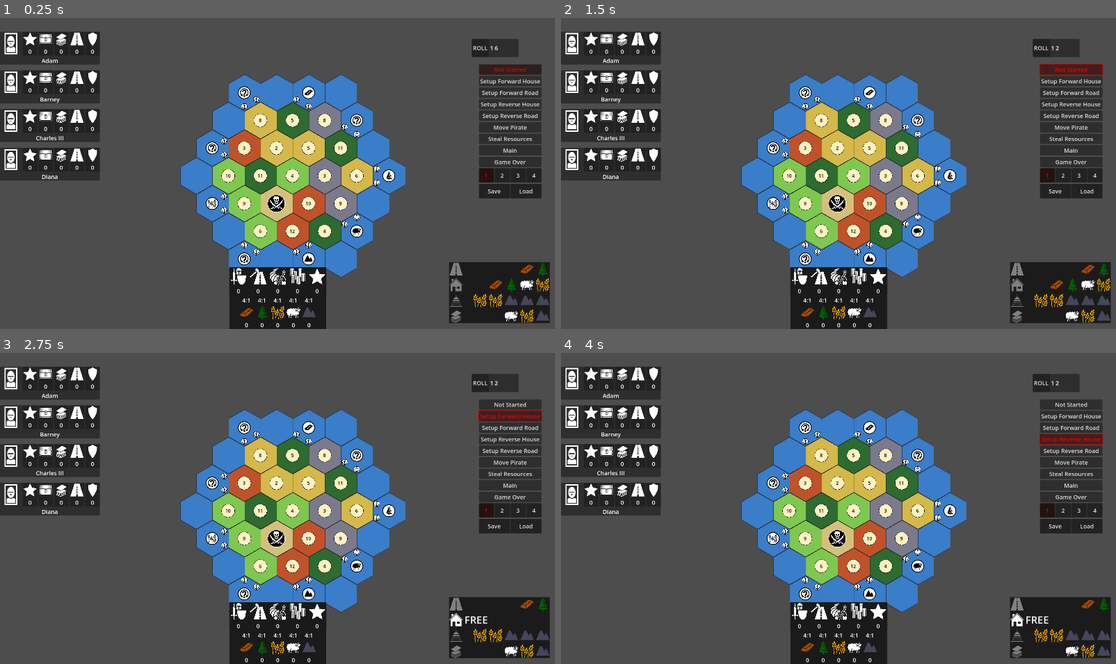
Above: before the commit, frames 1-4 (two rows, left to right).
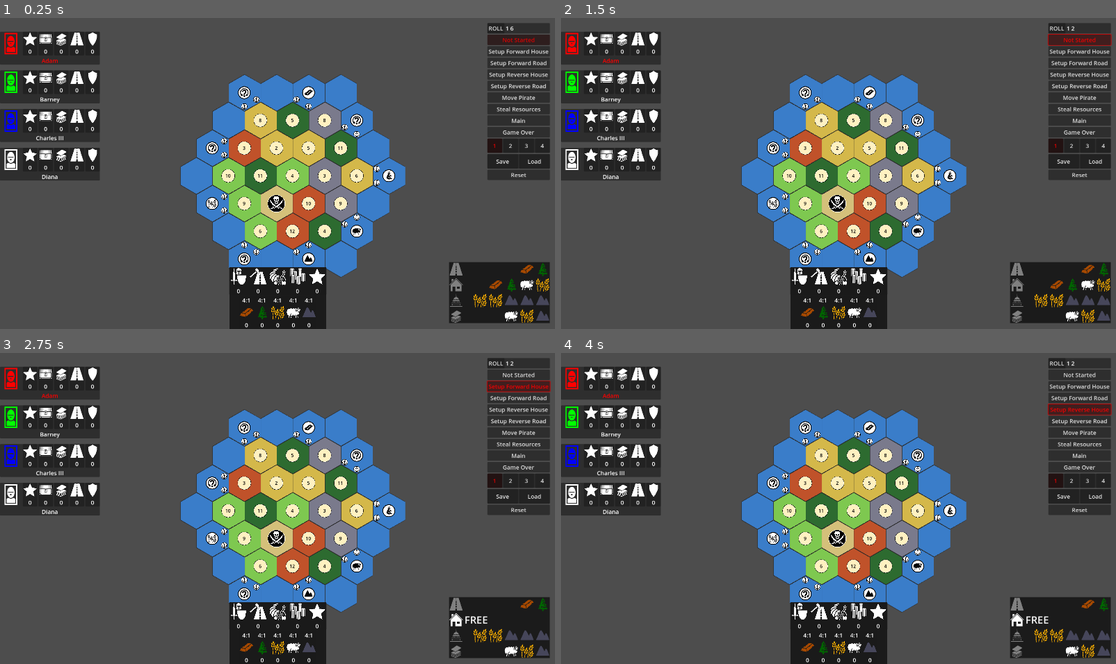
Above: after the commit, the same moments.

Repository: Thaerious/settled
Game: Godot game, scene res://game_scene.tscn
Same seed, same stepped clock (60 frames per second), same inputs: the game is played once before the commit and once after it.
Inputs:
- Up to frame 1 (0.25 s): no input
- Up to frame 2 (1.5 s): click "ROLL" at 0.5 s; click "Not Started" at 1.25 s
- Up to frame 3 (2.75 s): click "Setup Forward House" at 2 s
- Up to frame 4 (4 s): click "Setup Forward Road" at 2.75 s; click "Setup Reverse House" at 3.5 s

The runs differ from the first frame. In frame 1, 4.5% of the frame differs, in the area x 0-100%, y 1-59%; in frame 2, 4.6%; in frame 3, 4.8%; in frame 4, 4.7%.

Commit message:
pirate steal is working

Diff:
--- a/game_board/game_board.gd
+++ b/game_board/game_board.gd
@@ -13,7 +13,7 @@
 
 
 ## player tint for game pieces
-var tint: Array = [
+static var tint: Array = [
 	Color("#ff0000"),
 	Color("#00ff00"),
 	Color("#0000ff"),
--- a/game_board/pirate_piece.gd
+++ b/game_board/pirate_piece.gd
@@ -13,6 +13,7 @@
 	if event.button_index != MouseButton.MOUSE_BUTTON_LEFT: return
 	if not event.pressed: return
 	if Game.model.get_current_phase() != Model.GamePhase.MOVE_PIRATE: return
+	if Game.model.get_current_player() != Game.self_id: return
 
 	var drag_args = DragArgs.new()
 	drag_args.texture = self._sprite.texture
@@ -35,6 +36,8 @@
 
 	self.position = rec.destination.owner.position
 
+	print("ON DROP %s %s %s" % [target, source, target.equals(source)])
+
 	if not target.equals(source):
 		EventBus.request_set_pirate.emit(Game.self_id, target)
 		EventBus.update_player_phase.emit(Game.model._current_player, Model.GamePhase.STEAL_RESOURCES)
--- a/hud/bank/bank_icon.gd
+++ b/hud/bank/bank_icon.gd
@@ -29,7 +29,7 @@
 
 func _on_drop(rec: DragRecord) -> void:
 	if not rec.destination is BankIcon: return
-	EventBus.requst_exchange.emit(Game.self_id, self.resource, rec.destination.resource)
+	EventBus.request_exchange.emit(Game.self_id, self.resource, rec.destination.resource)
 
 
 # for dev/debut adding resources
--- a/hud/hud.tscn
+++ b/hud/hud.tscn
@@ -61,13 +61,6 @@
 [node name="Store" parent="StoreMargin" instance=ExtResource("4_w8tcp")]
 layout_mode = 2
 
-[node name="Dice" parent="." instance=ExtResource("6_fjv1a")]
-layout_mode = 0
-offset_left = 1630.0
-offset_top = 75.0
-offset_right = 1792.0
-offset_bottom = 138.0
-
 [node name="PanelContainer" type="PanelContainer" parent="."]
 layout_mode = 1
 anchors_preset = 7
@@ -94,73 +87,82 @@
 size_flags_horizontal = 4
 theme_type_variation = &""
 
-[node name="PhaseButtons" type="VBoxContainer" parent="."]
-layout_mode = 0
-offset_left = 1655.0
-offset_top = 163.0
-offset_right = 1775.0
-offset_bottom = 203.0
+[node name="MarginContainer" type="MarginContainer" parent="."]
+layout_mode = 1
+anchors_preset = 1
+anchor_left = 1.0
+anchor_right = 1.0
+offset_left = -216.0
+offset_bottom = 504.0
+grow_horizontal = 0
+theme_type_variation = &"DefaultMargin"
+
+[node name="PhaseButtons" type="VBoxContainer" parent="MarginContainer"]
+layout_mode = 2
 script = ExtResource("7_1kkc0")
 
-[node name="ButtonNotStarted" type="Button" parent="PhaseButtons"]
+[node name="Dice" parent="MarginContainer/PhaseButtons" instance=ExtResource("6_fjv1a")]
+layout_mode = 2
+
+[node name="ButtonNotStarted" type="Button" parent="MarginContainer/PhaseButtons"]
 unique_name_in_owner = true
 layout_mode = 2
 text = "Not Started
 "
 
-[node name="ButtonSetupForward" type="Button" parent="PhaseButtons"]
+[node name="ButtonSetupForward" type="Button" parent="MarginContainer/PhaseButtons"]
 unique_name_in_owner = true
 layout_mode = 2
 text = "Setup Forward House
 "
 
-[node name="ButtonSetupForward2" type="Button" parent="PhaseButtons"]
+[node name="ButtonSetupForward2" type="Button" parent="MarginContainer/PhaseButtons"]
 unique_name_in_owner = true
 layout_mode = 2
 text = "Setup Forward Road
 "
 
-[node name="ButtonSetupReverse" type="Button" parent="PhaseButtons"]
+[node name="ButtonSetupReverse" type="Button" parent="MarginContainer/PhaseButtons"]
 unique_name_in_owner = true
 layout_mode = 2
 text = "Setup Reverse House
 "
 
-[node name="ButtonSetupReverse2" type="Button" parent="PhaseButtons"]
+[node name="ButtonSetupReverse2" type="Button" parent="MarginContainer/PhaseButtons"]
 unique_name_in_owner = true
 layout_mode = 2
 text = "Setup Reverse Road
 "
 
-[node name="ButtonMovePirate" type="Button" parent="PhaseButtons"]
+[node name="ButtonMovePirate" type="Button" parent="MarginContainer/PhaseButtons"]
 unique_name_in_owner = true
 layout_mode = 2
 text = "Move Pirate
 "
 
-[node name="ButtonSteal" type="Button" parent="PhaseButtons"]
+[node name="ButtonSteal" type="Button" parent="MarginContainer/PhaseButtons"]
 unique_name_in_owner = true
 layout_mode = 2
 text = "Steal Resources
 "
 
-[node name="ButtonMain" type="Button" parent="PhaseButtons"]
+[node name="ButtonMain" type="Button" parent="MarginContainer/PhaseButtons"]
 unique_name_in_owner = true
 layout_mode = 2
 text = "Main
 "
 
-[node name="ButtonGameOver" type="Button" parent="PhaseButtons"]
+[node name="ButtonGameOver" type="Button" parent="MarginContainer/PhaseButtons"]
 unique_name_in_owner = true
 layout_mode = 2
 text = "Game Over
 "
 
-[node name="Panel1" type="Panel" parent="PhaseButtons"]
+[node name="Panel1" type="Panel" parent="MarginContainer/PhaseButtons"]
 custom_minimum_size = Vector2(0, 50)
 layout_mode = 2
 
-[node name="HBoxContainer" type="HBoxContainer" parent="PhaseButtons/Panel1"]
+[node name="HBoxContainer" type="HBoxContainer" parent="MarginContainer/PhaseButtons/Panel1"]
 layout_mode = 1
 anchors_preset = 15
 anchor_right = 1.0
@@ -168,35 +170,35 @@
 grow_horizontal = 2
 grow_vertical = 2
 
-[node name="Button1" type="Button" parent="PhaseButtons/Panel1/HBoxContainer"]
+[node name="Button1" type="Button" parent="MarginContainer/PhaseButtons/Panel1/HBoxContainer"]
 unique_name_in_owner = true
 layout_mode = 2
 size_flags_horizontal = 3
 text = "1"
 
-[node name="Button2" type="Button" parent="PhaseButtons/Panel1/HBoxContainer"]
+[node name="Button2" type="Button" parent="MarginContainer/PhaseButtons/Panel1/HBoxContainer"]
 unique_name_in_owner = true
 layout_mode = 2
 size_flags_horizontal = 3
 text = "2"
 
-[node name="Button3" type="Button" parent="PhaseButtons/Panel1/HBoxContainer"]
+[node name="Button3" type="Button" parent="MarginContainer/PhaseButtons/Panel1/HBoxContainer"]
 unique_name_in_owner = true
 layout_mode = 2
 size_flags_horizontal = 3
 text = "3"
 
-[node name="Button4" type="Button" parent="PhaseButtons/Panel1/HBoxContainer"]
+[node name="Button4" type="Button" parent="MarginContainer/PhaseButtons/Panel1/HBoxContainer"]
 unique_name_in_owner = true
 layout_mode = 2
 size_flags_horizontal = 3
 text = "4"
 
-[node name="Panel2" type="Panel" parent="PhaseButtons"]
+[node name="Panel2" type="Panel" parent="MarginContainer/PhaseButtons"]
 custom_minimum_size = Vector2(0, 50)
 layout_mode = 2
 
-[node name="HBoxContainer" type="HBoxContainer" parent="PhaseButtons/Panel2"]
+[node name="HBoxContainer" type="HBoxContainer" parent="MarginContainer/PhaseButtons/Panel2"]
 layout_mode = 1
 anchors_preset = 15
 anchor_right = 1.0
@@ -204,17 +206,22 @@
 grow_horizontal = 2
 grow_vertical = 2
 
-[node name="ButtonSave" type="Button" parent="PhaseButtons/Panel2/HBoxContainer"]
+[node name="ButtonSave" type="Button" parent="MarginContainer/PhaseButtons/Panel2/HBoxContainer"]
 unique_name_in_owner = true
 layout_mode = 2
 size_flags_horizontal = 3
 text = "Save"
 
-[node name="ButtonLoad" type="Button" parent="PhaseButtons/Panel2/HBoxContainer"]
+[node name="ButtonLoad" type="Button" parent="MarginContainer/PhaseButtons/Panel2/HBoxContainer"]
 unique_name_in_owner = true
 layout_mode = 2
 size_flags_horizontal = 3
 text = "Load"
+
+[node name="ButtonReset" type="Button" parent="MarginContainer/PhaseButtons"]
+unique_name_in_owner = true
+layout_mode = 2
+text = "Reset"
 
 [node name="PirateDialog" parent="." instance=ExtResource("8_qv4qp")]
 layout_mode = 0
--- a/hud/phase_buttons.gd
+++ b/hud/phase_buttons.gd
@@ -16,6 +16,7 @@
 @onready var button_player4: Button = %Button4
 @onready var button_save: Button = %ButtonSave
 @onready var button_load: Button = %ButtonLoad
+@onready var button_reset: Button = %ButtonReset
 
 func _ready() -> void:
 	self.button_not_started.pressed.connect(func() -> void:
@@ -64,6 +65,9 @@
 		Game.model.load("user://savegame.json")
 		EventBus.reset_view.emit()
 	)
+	self.button_reset.pressed.connect(func() -> void:
+		Game.reset()
+	)
 
 	EventBus.update_player_phase.connect(self._on_phase_change)
 	EventBus.reset_view.connect(self._reset_view)
--- a/hud/pirate_dialog/pirate_dialog.gd
+++ b/hud/pirate_dialog/pirate_dialog.gd
@@ -11,8 +11,13 @@
 
 # Called when the node enters the scene tree for the first time.
 func _ready() -> void:
-	print("Pirate Dialog Ready")
+	self._label_buttons()
+
 	EventBus.update_player_phase.connect(self._update_player_phase)
+
+	EventBus.reset_view.connect(func():
+		self._update_player_phase(Game.model.get_current_player(), Game.model.get_current_phase())
+	)
 
 
 func _label_buttons() -> void:
@@ -21,26 +26,24 @@
 		var player_name = Game.model.player_names[id]
 		buttons[id].text = "Steal from %s with %s resourses" % [player_name, count]
 		buttons[id].visible = false
+		buttons[id].button_up.connect(func():
+			EventBus.request_steal_from.emit(id)
+		)
+		self.visible = false
 
 
 func _update_player_phase(current_player: int, phase: Model.GamePhase) -> void:
-	print("pirate dialog update player phase")
 	self.visible = false
 
 	if phase != Model.GamePhase.STEAL_RESOURCES: return
-	if current_player != Game.model.get_current_player(): return
-
-	self._label_buttons()
+	if current_player != Game.self_id: return
 
 	var robber := Game.model.get_pirate()
 	var corners := robber.corners()
-	print(robber, corners)
-	print(Game.model.get_all_buildings())
 	var buildings := corners.intersect(Game.model.get_all_buildings())
 
 	for ax:Axial in buildings:
 		var corner_owner = Game.model.get_owner(ax)
-		print("axial %s owner %s" % [ax, corner_owner])
 		if corner_owner == -1: continue
 		if corner_owner == Game.self_id: continue
 		buttons[corner_owner].visible = true
--- a/hud/player_panel/PlayerPanel.tscn
+++ b/hud/player_panel/PlayerPanel.tscn
@@ -23,6 +23,7 @@
 layout_mode = 2
 
 [node name="PortraitTexture" type="TextureRect" parent="VBoxContainer/HBoxContainer"]
+unique_name_in_owner = true
 custom_minimum_size = Vector2(75, 75)
 layout_mode = 2
 mouse_default_cursor_shape = 2
--- a/hud/player_panel/player_card.gd
+++ b/hud/player_panel/player_card.gd
@@ -4,6 +4,7 @@
 extends PanelContainer
 
 @onready var name_label: Label = %NameLabel
+@onready var portrait: TextureRect = %PortraitTexture
 @onready var vic_points_view: AnnotatedTexture = %VictoryPoints
 @onready var resources_view: AnnotatedTexture = %Resources
 @onready var action_cards_view: AnnotatedTexture = %ActionCards
@@ -51,6 +52,8 @@
 
 func _ready() -> void:
 
+	self.portrait.modulate = GameBoard.tint[self.player_id]
+
 	# Attach event listeners
 	EventBus.add_resources.connect(func(id: int, resources: Array) -> void:
 		if id != self.player_id: return
@@ -87,6 +90,11 @@
 
 
 func _reset_view() -> void:
+	if (Game.self_id == self.player_id):
+		self.name_label.add_theme_color_override("font_color", Color.RED)
+	else:
+		self.name_label.add_theme_color_override("font_color", Color.WHITE)
+
 	var cards := Game.model.get_action_cards(self.player_id)
 	var bank := Game.model.get_bank(self.player_id)
 	var total_cards := 0
--- a/hud/store/road_drag_hnd.gd
+++ b/hud/store/road_drag_hnd.gd
@@ -32,7 +32,6 @@
 
 	var target := rec.entered.owner as EdgeTarget
 	if target == self._last_target: return  # already set, ignore
-	print("_on_enter")
 	rec.draggable.visible = false
 	if self._last_target: self._last_target.clear_piece()
 	self._last_target = rec.entered.owner as EdgeTarget
--- a/model/game_instance.gd
+++ b/model/game_instance.gd
@@ -16,6 +16,11 @@
 	self.call_deferred("_emit_initial_state")
 
 
+func reset() -> void:
+	self.model = Model.new()
+	self.model.player_names = ["Adam", "Barney", "Charles III", "Diana"]
+	self.call_deferred("_emit_initial_state")
+
 func _emit_initial_state() -> void:
 	EventBus.update_player_phase.emit(0, Model.GamePhase.NOT_STARTED)
 	EventBus.reset_view.emit()
--- a/model/model.gd
+++ b/model/model.gd
@@ -107,7 +107,6 @@
 
 func count_resources(id: int) -> int:
 	var bank = self.get_bank(id)
-	print(bank)
 
 	var sum:int = 0
 	sum = sum + bank[ResourceTypes.BRICK]
@@ -171,7 +170,14 @@
 
 
 func get_hex_data(hex: Axial) -> HexData:
-	return self._hex_data.get(hex.key(), null)
+	var data = self._hex_data.get(hex.key(), null)
+
+	if data and hex.equals(self._pirate):
+		data.pirate = true
+	else:
+		data.pirate = false
+
+	return data
 
 
 func get_bank(id: int) -> Dictionary[ResourceTypes, int]:
@@ -231,7 +237,6 @@
 	)
 
 	EventBus.request_set_pirate.connect(func(_id, ax):
-		print("Model Set Pirate %s" % ax)
 		self._pirate = ax.duplicate()
 	)
 
@@ -410,6 +415,8 @@
 
 	_deserialize_ports(data["ports"])
 
+	print("loaded pirate: %s" % self._pirate)
+
 
 # --- Serialize Helpers ---
 
--- a/model/service.gd
+++ b/model/service.gd
@@ -15,7 +15,26 @@
 	EventBus.request_purchase_action_card.connect(self._on_request_purchase_action_card)
 	EventBus.request_initial_house.connect(self.place_initial_house)
 	EventBus.request_initial_road.connect(self.place_initial_road)
-	EventBus.requst_exchange.connect(self.request_exchange)
+	EventBus.request_exchange.connect(self.request_exchange)
+	EventBus.request_steal_from.connect(self.request_steal_from)
+
+
+func request_steal_from(id: int) -> void:
+	var bank := Game.model.get_bank(id)
+	var count := Game.model.count_resources(id)
+	var i = randi_range(0, count - 1)
+	var sum = 0
+
+	for r in Model.ResourceTypes.values():
+		sum = sum + bank[r]
+		if sum > i:
+			EventBus.remove_resources.emit(id, [r] as Array[Model.ResourceTypes])
+			EventBus.add_resources.emit(Game.self_id, [r] as Array[Model.ResourceTypes])
+			break
+
+	EventBus.update_player_phase.emit(Game.model.get_current_player(), Model.GamePhase.MAIN)
+
+
 
 
 func request_exchange(id: int, from: Model.ResourceTypes, to: Model.ResourceTypes) -> void:
--- a/standalone_scripts/event_bus/event_bus.gd
+++ b/standalone_scripts/event_bus/event_bus.gd
@@ -19,8 +19,9 @@
 signal request_house(id: int, corner: Axial)
 signal request_city(id: int, corner: Axial)
 signal request_road(id: int, edge: AxialEdge)
-signal requst_exchange(id: int, from: Model.ResourceTypes, to: Model.ResourceTypes)
+signal request_exchange(id: int, from: Model.ResourceTypes, to: Model.ResourceTypes)
 signal request_set_pirate(id: int, hex: Axial)
+signal request_steal_from(id: int)
 
 signal update_player_phase(current_player: int, phase: Model.GamePhase)
 
--- a/standalone_scripts/event_bus/event_bus_logger.gd
+++ b/standalone_scripts/event_bus/event_bus_logger.gd
@@ -29,10 +29,11 @@
 	EventBus.update_victory_points.connect(func(id: int, delta: int): print("EventBus.update_victory_points | id: %s | delta: %s" % [id, delta]))
 	EventBus.update_longest_road.connect(func(id: int): print("EventBus.update_longest_road | id: %s" % id))
 	EventBus.update_largest_army.connect(func(id: int): print("EventBus.update_largest_army | id: %s" % id))
-	EventBus.update_player_phase.connect(func(current_player: int, phase: Model.GamePhase): print("EventBus.update_player_phase | current_player: %s | phase: %s" % [current_player, phase]))
+	EventBus.update_player_phase.connect(func(current_player: int, phase: Model.GamePhase): print("EventBus.update_player_phase | current_player: %s | phase: %s" % [current_player, Model.GamePhase.find_key(phase)]))
 	EventBus.reset_view.connect(func(): print("EventBus.reset_view"))
 	EventBus.set_exchange_rate.connect(func(id, r, v): print("EventBus.set_exchange_rate | id: %s | resource: %s | value: %s" % [id, Model.ResourceTypes.keys()[r], v]))
 	EventBus.request_set_pirate.connect(func(id: int, hex: Axial): print("EventBus.request_set_pirate | id: %s | hex: %s" % [id, hex]))
+	EventBus.request_steal_from.connect(func(id: int): print("EventBus.request_steal_from | id: %d" % id))
 
 	# Service to Model
 	EventBus.set_house.connect(func(source_id: int, corner: Axial): print("EventBus.set_house | source_id: %s | corner: %s" % [source_id, corner]))
--- a/standalone_scripts/mouse_bus/drag_record.gd
+++ b/standalone_scripts/mouse_bus/drag_record.gd
@@ -17,3 +17,6 @@
 
 ## Cursor position in screen (viewport) space.
 var screen_pos:  Vector2
+
+func _to_string():
+	return "DragRecord | draggable: %s | destination: %s | local_pos: %s | world_pos: %s | screen_pos: %s" % [draggable, destination, local_pos, world_pos, screen_pos]
